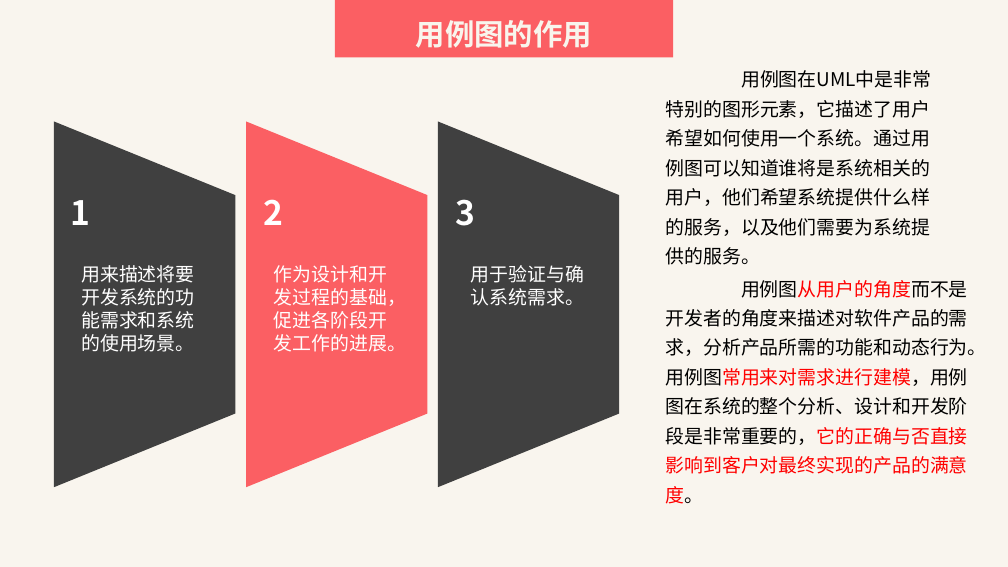
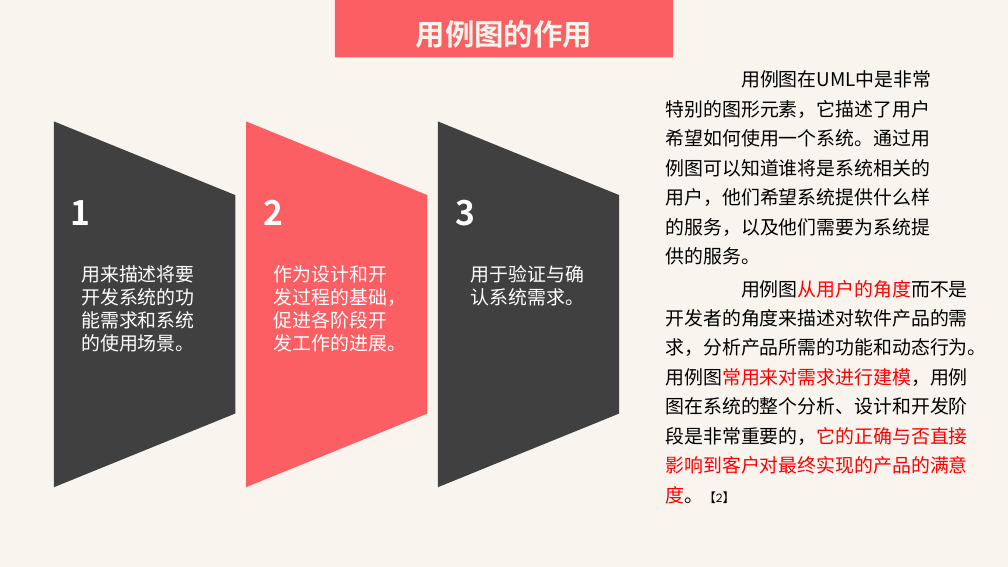
Before and after one commit to SarielX98/PRD2018G14, a slide deck: slide 7 of 受控文档/PPT/PRD2018-G14-UML基础I.pptx. Drawn at 1008x567 pixels with LibreOffice and Linux fonts; fonts in the diff are those of the drawing. Boxes give left, top, right and bottom in pixels: in the first picture for what was removed or moved away, otherwise in the second. Text is boxed around its words. In the diff, an @@ line names an element or a change of style, - is before the commit and + after.

```diff
--- a/受控文档/PPT/PRD2018-G14-UML基础I.pptx
+++ b/受控文档/PPT/PRD2018-G14-UML基础I.pptx
@@ text at [665, 280, 986, 504]: text changed @@
-用例图从用户的角度而不是开发者的角度来描述对软件产品的需求，分析产品所需的功能和动态行为。用例图常用来对需求进行建模，用例图在系统的整个分析、设计和开发阶段是非常重要的，它的正确与否直接影响到客户对最终实现的产品的满意度。
+用例图从用户的角度而不是开发者的角度来描述对软件产品的需求，分析产品所需的功能和动态行为。用例图常用来对需求进行建模，用例图在系统的整个分析、设计和开发阶段是非常重要的，它的正确与否直接影响到客户对最终实现的产品的满意度。【2】
```
Also in this commit, not shown: 45 other slides changed.
